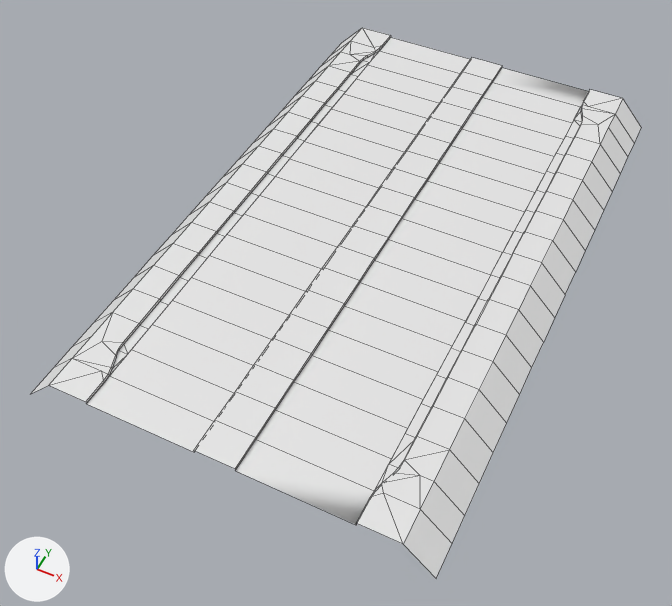
What one commit did to the OBJ model Transit.Addon.RoadExtensions/Roads/Common/Meshes/32m/3mSW4mMdn/BusBoth.obj.
Before and after are seen from a 50 mm camera at (27.6, -64.8, 65.9) aimed at (-1.4, -6.8, -6.5). Arrows for +X, +Y and +Z are at lower left; the lights stay in place. Mesh edges are drawn as thin lines. Where no turn or scale is listed for an object, it has been applied to the vertices.

Objects in the first picture: 'BusBoth'.
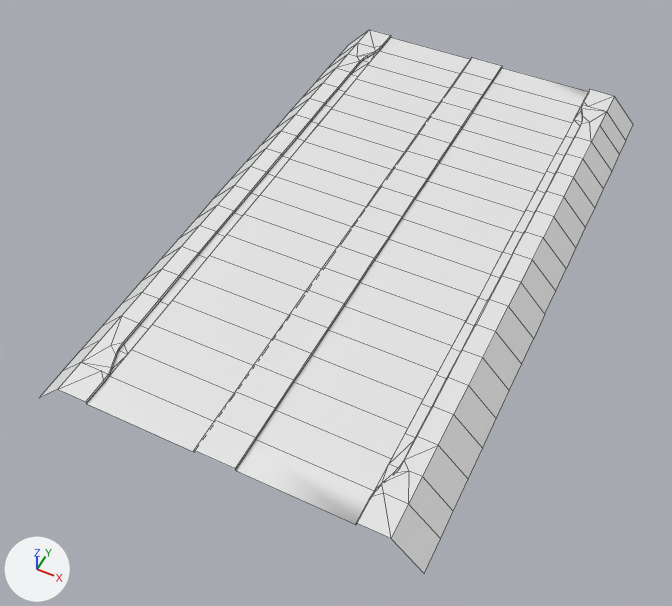
Boxes [x1, y1, x2, y2] around the edits, measured in the pictures (672 x 606 px; the box of a moved part takes in the faces that stretch with it):
```json
{"object": "BusBoth", "change": "reshaped", "before": [31, 28, 641, 578], "after": [40, 30, 633, 573]}
{"part": 1, "of": "me_busboth", "change": "moved or reshaped", "before": [31, 28, 390, 402], "after": [40, 30, 390, 402]}
{"part": 2, "of": "me_busboth", "change": "moved or reshaped", "before": [357, 90, 641, 578], "after": [357, 90, 633, 573]}
```

Scene script edits in JSON lines:
```json
{"block": "me_busboth", "where": "me_busboth.from_pydata(...)  # 350 vertices, 293 faces; spans x -20.0..20.0, y -32.0..32.0, z -3.2..0.0"}
{"block": "me_busboth", "where": "# used by ob_busboth; location = (0.0, 0.0, 0.0)"}
{"block": "me_busboth", "change": "me_busboth part 1: all 42 vertices in x -20.0..-15.8, y -32.0..32.0, z -3.2..0.0 are moved by (1.0, 0.0, 0.0)"}
{"block": "me_busboth", "change": "me_busboth part 2: all 42 vertices in x 15.8..20.0, y -32.0..32.0, z -3.2..0.0 are moved by (-1.0, 0.0, 0.0)"}
```
